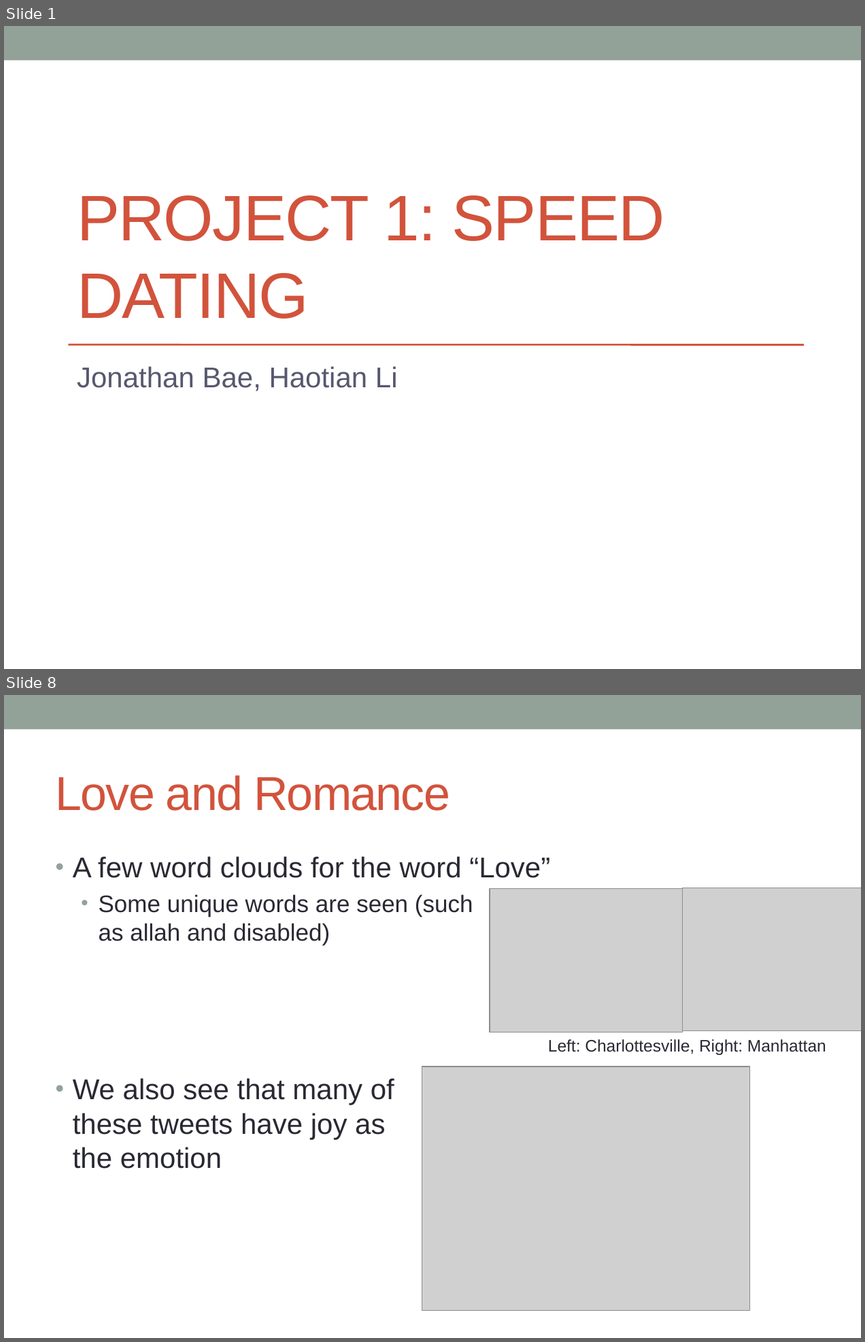
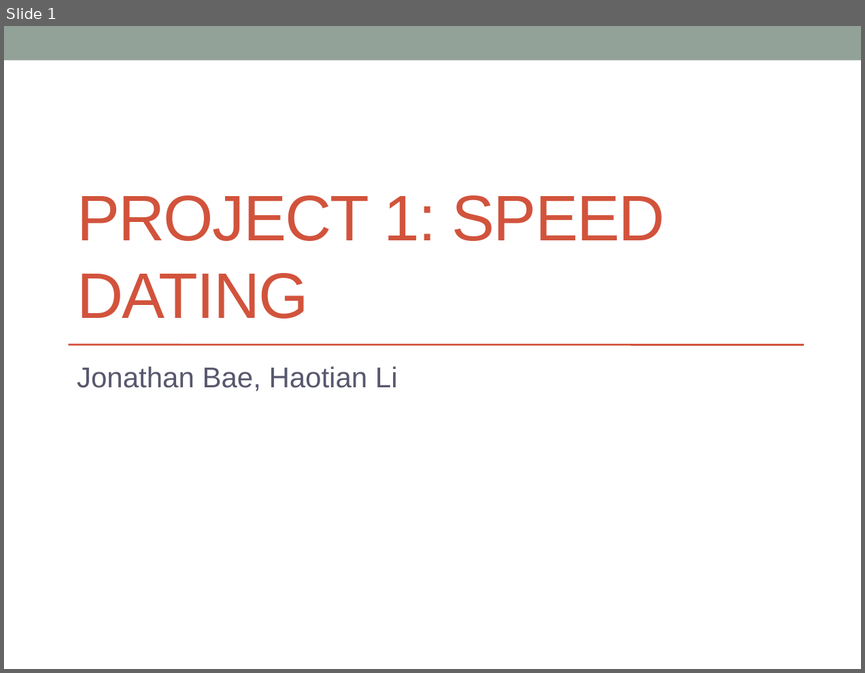
Before and after one commit to jonathanbae/4559Project1, a slide deck: baej.lih.project-1 Presentation.pptx. Shown one above the other, each under a label of ours: slides 1 and 8 before the commit, slide 1 after it; the slides between them are not shown. The pictures are 865x1342 and 865x673 pixels, drawn with LibreOffice and Linux fonts; fonts in the diff are those of the drawing; grey boxes stand for pictures. Boxes give left, top, right and bottom in pixels: in the first picture for what was removed or moved away, otherwise in the second. Text is boxed around its words. In the diff, an @@ line names an element or a change of style, - is before the commit and + after.

```diff
--- a/baej.lih.project-1 Presentation.pptx
+++ b/baej.lih.project-1 Presentation.pptx
@@ slide 8 removed at (4,695,861,1338), background #FFFFFF; not listed: 1 template element that a slide beside it also shows @@
@@ title removed at (56,775,450,811) @@
-Love and Romance
@@ text removed at (73,856,550,1168) @@
-• A few word clouds for the word “Love”
-  • Some unique words are seen (such
-    as allah and disabled)
-• We also see that many of
-  these tweets have joy as
-  the emotion
@@ picture removed at (490,889,683,1032) @@
@@ picture removed at (683,888,861,1031) @@
@@ text removed at (548,1039,826,1055) @@
-Left: Charlottesville, Right: Manhattan
@@ picture removed at (422,1066,750,1309) @@
```
Also in this commit, not shown: 4 slides changed, 3 slides added, 6 other slides removed, 1 other file.
